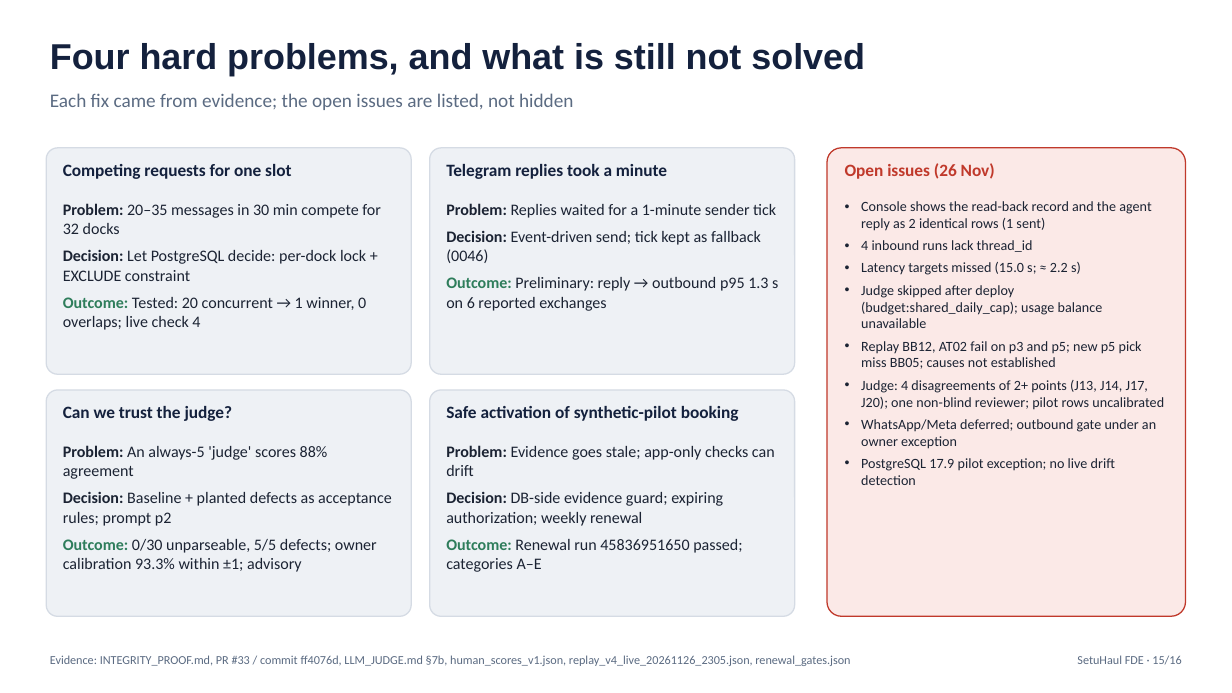
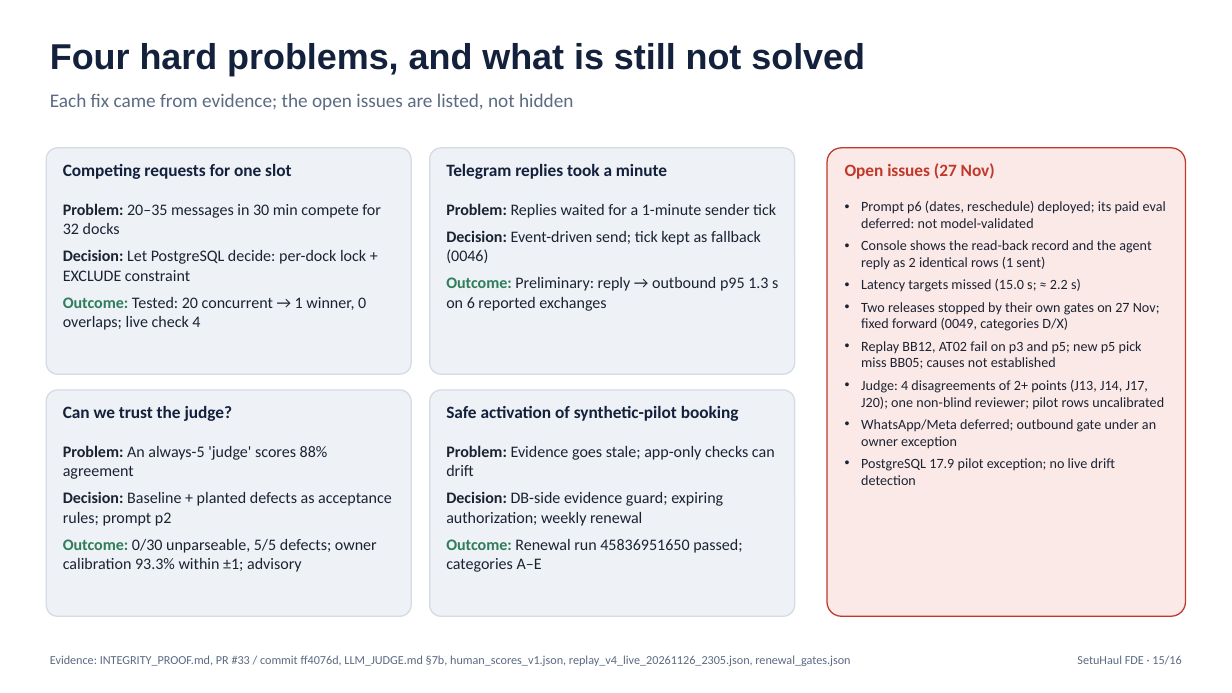
Before and after one commit to amolam/setuhaul-logistics, a slide deck: slide 15 of artifacts/fde-demo/SetuHaul_FDE_Demo.pptx. Drawn at 1232x693 pixels with LibreOffice and Linux fonts; fonts in the diff are those of the drawing. Boxes give left, top, right and bottom in pixels: in the first picture for what was removed or moved away, otherwise in the second. Text is boxed around its words. In the diff, an @@ line names an element or a change of style, - is before the commit and + after.

```diff
--- a/artifacts/fde-demo/SetuHaul_FDE_Demo.pptx
+++ b/artifacts/fde-demo/SetuHaul_FDE_Demo.pptx
@@ text at (845,163,995,179): text changed @@
-Open issues (26 Nov)
+Open issues (27 Nov)
@@ text at (861,201,1166,228): paragraph added @@
+• Prompt p6 (dates, reschedule) deployed; its paid eval deferred: not model-validated
@@ text at (861,240,1033,252): paragraph removed @@
-• 4 inbound runs lack thread_id
@@ text at (861,302,1160,331): text changed @@
-• Judge skipped after deploy (budget:shared_daily_cap); usage balance unavailable
+• Two releases stopped by their own gates on 27 Nov; fixed forward (0049, categories D/X)
```
Also in this commit, not shown: 3 other slides changed, 12 other files.
